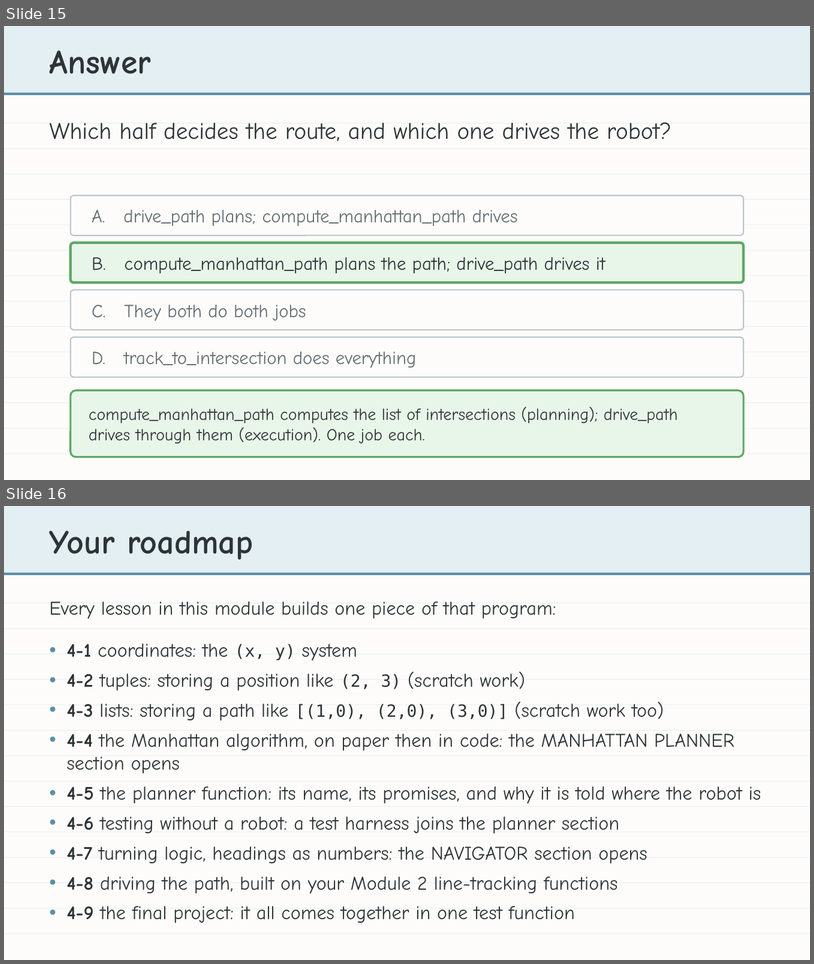
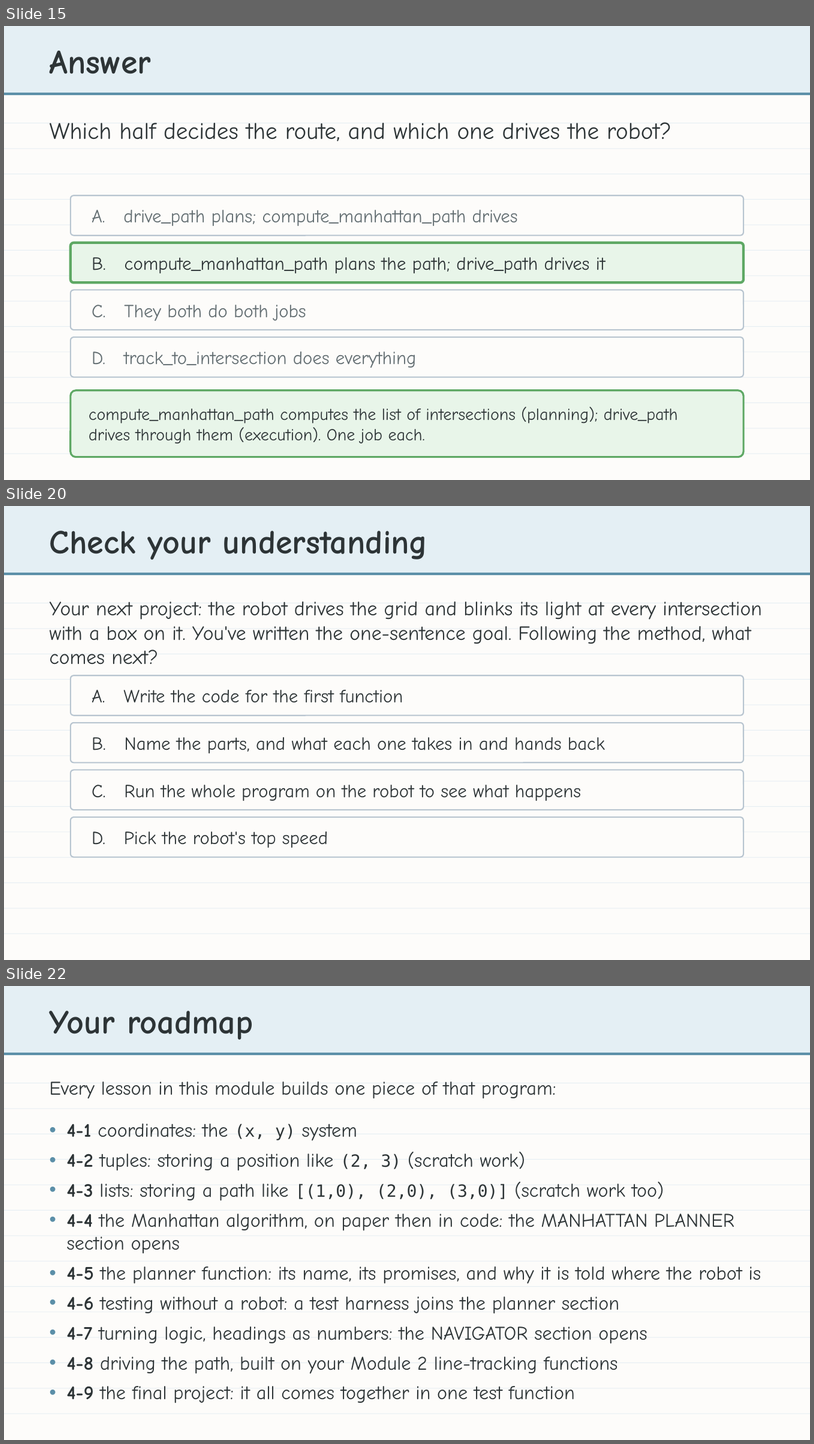
Before and after one commit to bradamiller/LearningPython, a slide deck: static/slides/module-04-manhattan/module-4-lesson-00-overview.pptx. Shown one above the other, each under a label of ours: slides 15 and 16 before the commit, slides 15, 20 and 22 after it; the slides between them are not shown. The pictures are 814x964 and 814x1444 pixels, drawn with LibreOffice and Linux fonts; fonts in the diff are those of the drawing. Boxes give left, top, right and bottom in pixels: in the first picture for what was removed or moved away, otherwise in the second. Text is boxed around its words. In the diff, an @@ line names an element or a change of style, - is before the commit and + after.

```diff
--- a/static/slides/module-04-manhattan/module-4-lesson-00-overview.pptx
+++ b/static/slides/module-04-manhattan/module-4-lesson-00-overview.pptx
@@ slide 20 added at bbox=[4, 506, 810, 960], background #FDFCFA @@
@@ rectangle added at bbox=[4, 506, 810, 573], fill #E4EFF4 @@
@@ text added at bbox=[50, 531, 428, 560], 40 pt, text #2D3436, bold @@
+Check your understanding
@@ rectangle added at bbox=[4, 573, 810, 575], fill #5B8FA8 @@
@@ rectangle added at bbox=[4, 603, 810, 603], fill #E6EEF3 @@
@@ text added at bbox=[50, 601, 762, 664], 24 pt, text #2D3436 @@
+Your next project: the robot drives the grid and blinks its light at every intersection with a box on it. You've written the one-sentence goal. Following the method, what comes next?
@@ rectangle added at bbox=[4, 628, 810, 629], fill #E6EEF3 @@
@@ rectangle added at bbox=[4, 654, 810, 654], fill #E6EEF3 @@
@@ rectangle added at bbox=[4, 679, 810, 679], fill #E6EEF3 @@
@@ rounded rectangle added at bbox=[71, 675, 744, 715], fill #FDFCFA, outline #B8C5D0 1.5 pt @@
@@ text added at bbox=[92, 690, 403, 703], 22 pt, text #2D3436 @@
+A. Write the code for the first function
@@ rectangle added at bbox=[4, 705, 810, 705], fill #E6EEF3 @@
@@ rectangle added at bbox=[4, 730, 810, 730], fill #E6EEF3 @@
@@ rounded rectangle added at bbox=[71, 723, 744, 762], fill #FDFCFA, outline #B8C5D0 1.5 pt @@
@@ text added at bbox=[92, 737, 605, 753], 22 pt, text #2D3436 @@
+B. Name the parts, and what each one takes in and hands back
@@ rectangle added at bbox=[4, 755, 810, 756], fill #E6EEF3 @@
@@ rounded rectangle added at bbox=[71, 770, 744, 810], fill #FDFCFA, outline #B8C5D0 1.5 pt @@
@@ rectangle added at bbox=[4, 781, 810, 781], fill #E6EEF3 @@
@@ text added at bbox=[92, 784, 581, 801], 22 pt, text #2D3436 @@
+C. Run the whole program on the robot to see what happens
@@ rectangle added at bbox=[4, 806, 810, 807], fill #E6EEF3 @@
@@ rounded rectangle added at bbox=[71, 817, 744, 857], fill #FDFCFA, outline #B8C5D0 1.5 pt @@
@@ rectangle added at bbox=[4, 831, 810, 832], fill #E6EEF3 @@
@@ text added at bbox=[92, 831, 328, 847], 22 pt, text #2D3436 @@
+D. Pick the robot's top speed
@@ rectangle added at bbox=[4, 857, 810, 858], fill #E6EEF3 @@
@@ rectangle added at bbox=[4, 882, 810, 883], fill #E6EEF3 @@
@@ rectangle added at bbox=[4, 907, 810, 908], fill #E6EEF3 @@
@@ rectangle added at bbox=[4, 933, 810, 934], fill #E6EEF3 @@
@@ what was slide 16 is now slide 22 @@
```
Also in this commit, not shown: 2 slides changed, 5 other slides added, 20 other files.
